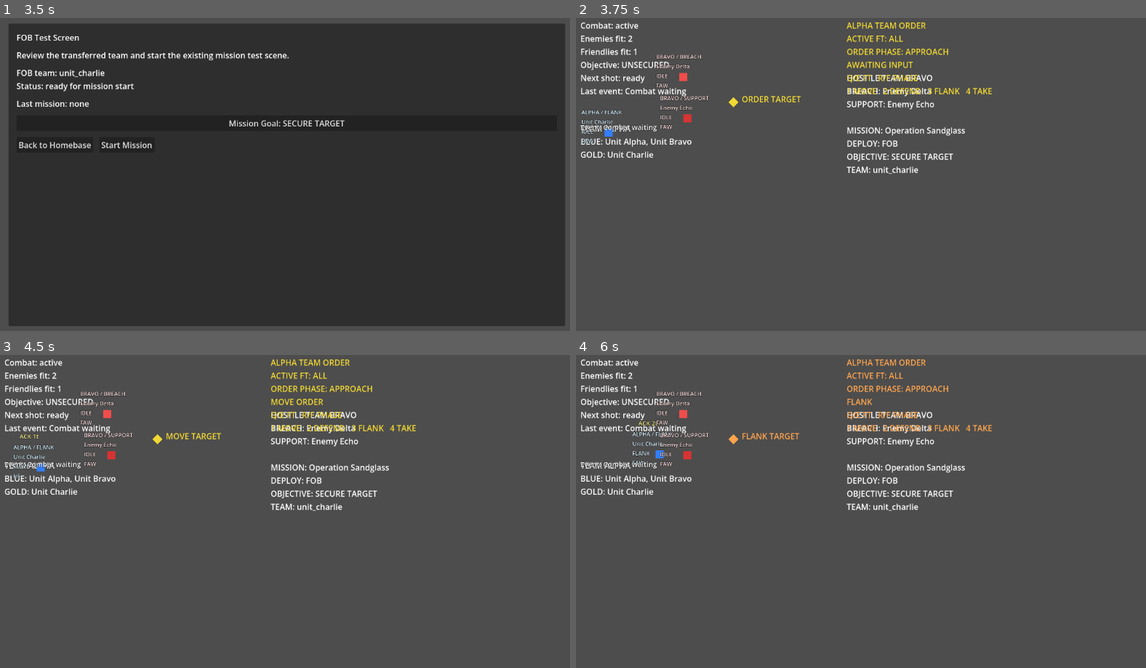
Above: before the commit, frames 1-4 (two rows, left to right).
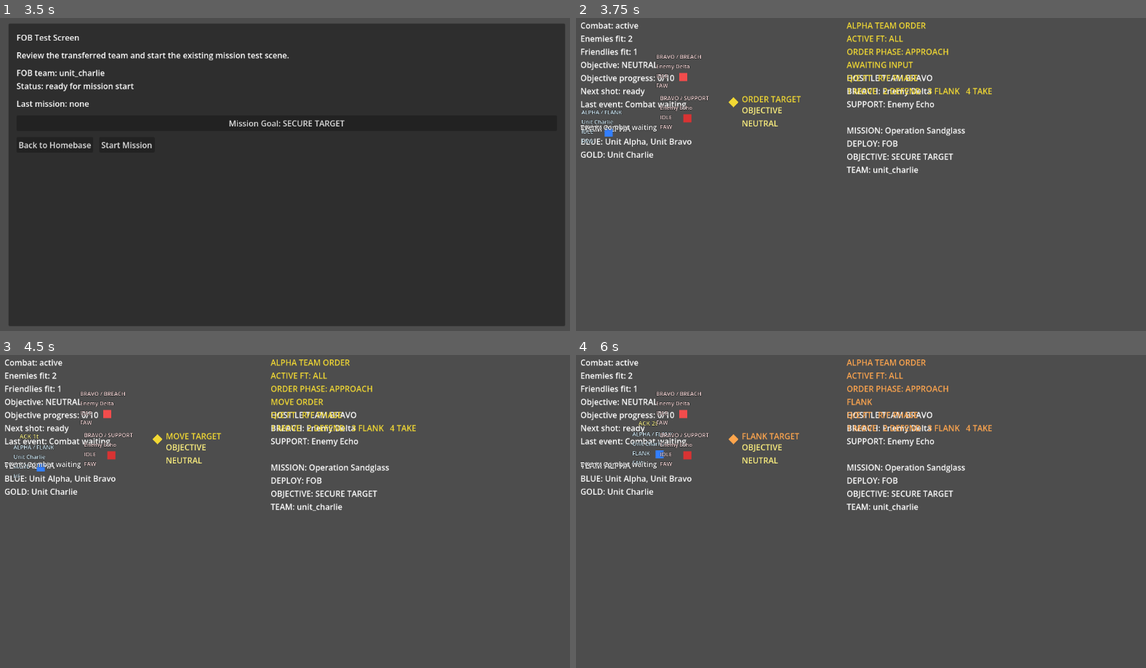
Above: after the commit, the same moments.

Repository: 0klabauta0-jpg/Sternenbuergerchen
Game: Godot game, scene res://scenes/meta/meta_layer_test.tscn
Same seed, same stepped clock (60 frames per second), same inputs: the game is played once before the commit and once after it.
Inputs:
- Up to frame 1 (3.5 s): click "Unit Alpha (unit_alpha / team…" at 0.5 s; click "Unit Bravo (unit_bravo / team…" at 1.25 s; click "Unit Charlie (unit_charlie / …" at 2 s; click "Transfer Team to FOB" at 2.75 s
- Up to frame 2 (3.75 s): click "Start Mission" at 3.5 s
- Up to frame 3 (4.5 s): tap Enter at 4.25 s; tap 1 at 4.35 s
- Up to frame 4 (6 s): tap 2 at 5.1 s; tap Space at 5.75 s; tap 3 at 5.85 s

Frame 1 is identical in both runs. In frame 2, 0.9% of the frame differs, in the area x 0-37%, y 13-35%; in frame 3, 0.9%; in frame 4, 0.9%.

Commit message:
Clarify minimal objective states

Diff:
--- a/scenes/tests/mission_reactivity_test.tscn
+++ b/scenes/tests/mission_reactivity_test.tscn
@@ -80,6 +80,10 @@
 position = Vector2(16, -18)
 text = "ORDER TARGET"
 
+[node name="ObjectiveStateLabel" type="Label" parent="TargetMarker"]
+position = Vector2(16, 4)
+text = "OBJECTIVE\nNEUTRAL"
+
 [node name="UnitAlpha" type="Node2D" parent="."]
 script = ExtResource("7_unit")
 position = Vector2(72, 120)
@@ -202,6 +206,7 @@
 simulation_root_path = NodePath("../SimulationRoot")
 status_label_path = NodePath("../StatusLabel")
 target_marker_path = NodePath("../TargetMarker")
+objective_state_label_path = NodePath("../TargetMarker/ObjectiveStateLabel")
 objective_capture_radius = 40.0
 objective_hold_ticks_required = 10
 friendly_unit_paths = Array[NodePath]([NodePath("../UnitAlpha"), NodePath("../UnitBravo"), NodePath("../UnitCharlie")])
--- a/scripts/tests/mission_combat_loop_driver.gd
+++ b/scripts/tests/mission_combat_loop_driver.gd
@@ -7,6 +7,10 @@
 const PHASE_APPROACH: int = 0
 const PHASE_ASSAULT: int = 1
 const PHASE_HOLD: int = 2
+const OBJECTIVE_STATE_INACTIVE: String = "inactive"
+const OBJECTIVE_STATE_NEUTRAL: String = "neutral"
+const OBJECTIVE_STATE_CONTESTED: String = "contested"
+const OBJECTIVE_STATE_SECURED: String = "secured"
 
 signal contact_established(attacker, target)
 signal combat_resolved(winning_team_id, neutralized_enemy_count)
@@ -22,6 +26,7 @@
 @export var simulation_root_path: NodePath
 @export var status_label_path: NodePath
 @export var target_marker_path: NodePath
+@export var objective_state_label_path: NodePath
 @export var objective_capture_radius: float = 42.0
 @export var objective_hold_ticks_required: int = 10
 @export var friendly_unit_paths: Array[NodePath] = []
@@ -38,7 +43,8 @@
 var _next_attack_tick: int = 1
 var _last_event_text: String = "Combat waiting"
 var _objective_progress_ticks: int = 0
-var _objective_state_text: String = "UNSECURED"
+var _objective_state: String = OBJECTIVE_STATE_NEUTRAL
+var _objective_owner_team_id: String = ""
 var _contact_line: Line2D = null
 var _event_label: Label = null
 var _winner_label: Label = null
@@ -69,6 +75,18 @@
 
 func get_resolution_reason() -> String:
 	return _resolution_reason
+
+
+func get_objective_state() -> String:
+	return _objective_state
+
+
+func get_objective_progress_ticks() -> int:
+	return _objective_progress_ticks
+
+
+func get_objective_owner_team_id() -> String:
+	return _objective_owner_team_id
 
 
 func get_last_contact() -> Dictionary:
@@ -193,30 +211,35 @@
 func _update_objective_control() -> void:
 	if mission_goal != "secure_target":
 		_objective_progress_ticks = 0
-		_objective_state_text = "INACTIVE"
+		_objective_owner_team_id = ""
+		_set_objective_state(OBJECTIVE_STATE_INACTIVE)
 		return
 
 	var target_marker = get_node_or_null(target_marker_path)
 	if not (target_marker is Node2D):
 		_objective_progress_ticks = 0
-		_objective_state_text = "INACTIVE"
+		_objective_owner_team_id = ""
+		_set_objective_state(OBJECTIVE_STATE_INACTIVE)
 		return
 
 	var objective_position: Vector2 = target_marker.position
 	if _is_objective_contested(objective_position):
 		_objective_progress_ticks = 0
-		_objective_state_text = "CONTESTED"
+		_objective_owner_team_id = ""
+		_set_objective_state(OBJECTIVE_STATE_CONTESTED)
 		return
 
 	var objective_holders: Array = _get_objective_holders(objective_position)
 	if objective_holders.is_empty():
 		_objective_progress_ticks = 0
-		_objective_state_text = "UNSECURED"
+		_objective_owner_team_id = ""
+		_set_objective_state(OBJECTIVE_STATE_NEUTRAL)
 		return
 
 	var required_ticks: int = maxi(objective_hold_ticks_required, 1)
 	_objective_progress_ticks = mini(_objective_progress_ticks + 1, required_ticks)
-	_objective_state_text = "SECURE %d/%d" % [_objective_progress_ticks, required_ticks]
+	_objective_owner_team_id = ""
+	_set_objective_state(OBJECTIVE_STATE_NEUTRAL)
 	if _objective_progress_ticks < required_ticks:
 		return
 
@@ -227,7 +250,8 @@
 	_combat_finished = true
 	_winning_team_id = friendly_team_id
 	_resolution_reason = "objective_secured"
-	_objective_state_text = "SECURED"
+	_objective_owner_team_id = friendly_team_id
+	_set_objective_state(OBJECTIVE_STATE_SECURED)
 	_set_event_text("OBJECTIVE SECURED")
 	_clear_contact_visuals()
 	_update_status_label("resolved")
@@ -253,7 +277,7 @@
 	if _get_unit_phase(unit) != PHASE_HOLD:
 		return false
 
-	if not _is_hold_phase_ready(unit):
+	if not _is_objective_ready(unit):
 		return false
 
 	if not (unit is Node2D):
@@ -399,6 +423,26 @@
 	return false
 
 
+func _is_objective_ready(unit) -> bool:
+	if _is_hold_phase_ready(unit):
+		return true
+
+	if unit == null:
+		return false
+
+	if unit.has_method("get_current_unit_command"):
+		var command = unit.call("get_current_unit_command")
+		if command != null and command.has_method("get"):
+			return String(command.get("command_type")) == "move_to_position" and String(command.get("source_command_type")) == "take"
+
+	if unit.has_method("get_runtime_status"):
+		var runtime_status = unit.call("get_runtime_status")
+		if runtime_status != null and runtime_status.has_method("get"):
+			return String(runtime_status.get("status")) == "pending_move" and String(runtime_status.get("source_command_type")) == "take"
+
+	return false
+
+
 func _get_unit_phase(unit) -> int:
 	if unit == null:
 		return -1
@@ -437,7 +481,9 @@
 
 	lines.append("Enemies fit: %d" % _count_fit_units(enemy_unit_paths))
 	lines.append("Friendlies fit: %d" % _count_fit_units(friendly_unit_paths))
-	lines.append("Objective: %s" % _objective_state_text)
+	lines.append("Objective: %s" % _build_objective_state_text())
+	if mission_goal == "secure_target" and _objective_state == OBJECTIVE_STATE_NEUTRAL and not _combat_finished:
+		lines.append("Objective progress: %d/%d" % [_objective_progress_ticks, maxi(objective_hold_ticks_required, 1)])
 	lines.append("Next shot: %s" % _build_attack_readiness_text())
 	lines.append("Last event: %s" % _last_event_text)
 
@@ -671,6 +717,63 @@
 	_winner_label.text = ""
 
 
+func _set_objective_state(state_name: String) -> void:
+	if _objective_state == state_name:
+		_update_objective_state_label()
+		return
+
+	_objective_state = state_name
+	_update_objective_state_label()
+
+
+func _update_objective_state_label() -> void:
+	var objective_state_label = get_node_or_null(objective_state_label_path) as Label
+	if objective_state_label == null:
+		return
+
+	objective_state_label.text = _build_objective_marker_text()
+	objective_state_label.modulate = _build_objective_state_color()
+
+
+func _build_objective_marker_text() -> String:
+	match _objective_state:
+		OBJECTIVE_STATE_INACTIVE:
+			return "OBJECTIVE\nINACTIVE"
+		OBJECTIVE_STATE_CONTESTED:
+			return "OBJECTIVE\nCONTESTED"
+		OBJECTIVE_STATE_SECURED:
+			return "OBJECTIVE\nSECURED"
+		_:
+			if mission_goal == "secure_target" and _objective_progress_ticks > 0:
+				return "OBJECTIVE\nNEUTRAL %d/%d" % [_objective_progress_ticks, maxi(objective_hold_ticks_required, 1)]
+
+			return "OBJECTIVE\nNEUTRAL"
+
+
+func _build_objective_state_color() -> Color:
+	match _objective_state:
+		OBJECTIVE_STATE_INACTIVE:
+			return Color(0.75, 0.75, 0.75, 1.0)
+		OBJECTIVE_STATE_CONTESTED:
+			return Color(1.0, 0.55, 0.35, 1.0)
+		OBJECTIVE_STATE_SECURED:
+			return Color(0.45, 1.0, 0.55, 1.0)
+		_:
+			return Color(1.0, 0.95, 0.5, 1.0)
+
+
+func _build_objective_state_text() -> String:
+	match _objective_state:
+		OBJECTIVE_STATE_INACTIVE:
+			return "INACTIVE"
+		OBJECTIVE_STATE_CONTESTED:
+			return "CONTESTED"
+		OBJECTIVE_STATE_SECURED:
+			return "SECURED"
+		_:
+			return "NEUTRAL"
+
+
 func _count_fit_units(paths: Array[NodePath]) -> int:
 	var fit_count: int = 0
 	for unit in _get_units(paths):
@@ -703,4 +806,5 @@
 	_ensure_readability_nodes()
 	_update_event_label()
 	_update_winner_label()
+	_update_objective_state_label()
 	_update_status_label("waiting")
Not shown, changed: docs/IMPLEMENTATION_STATUS.md
